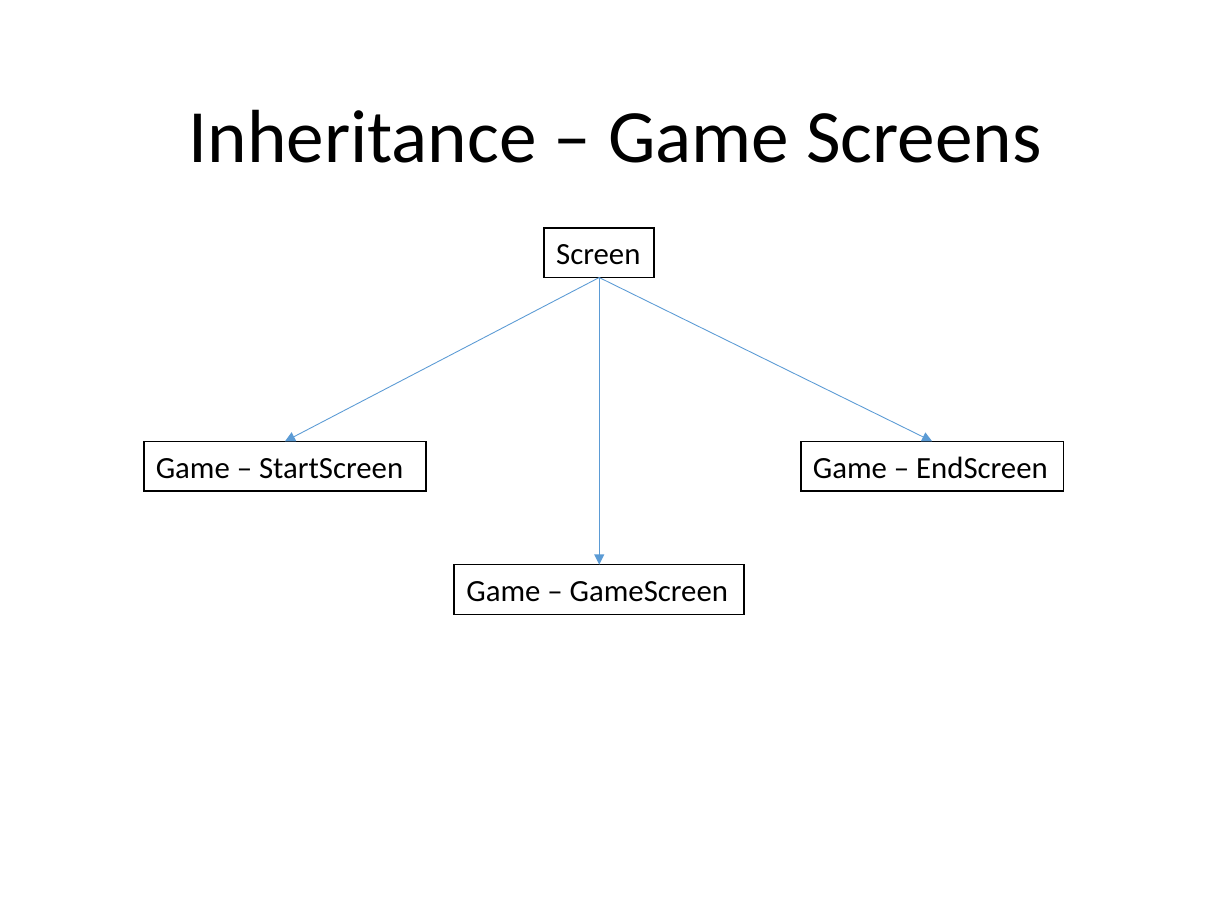
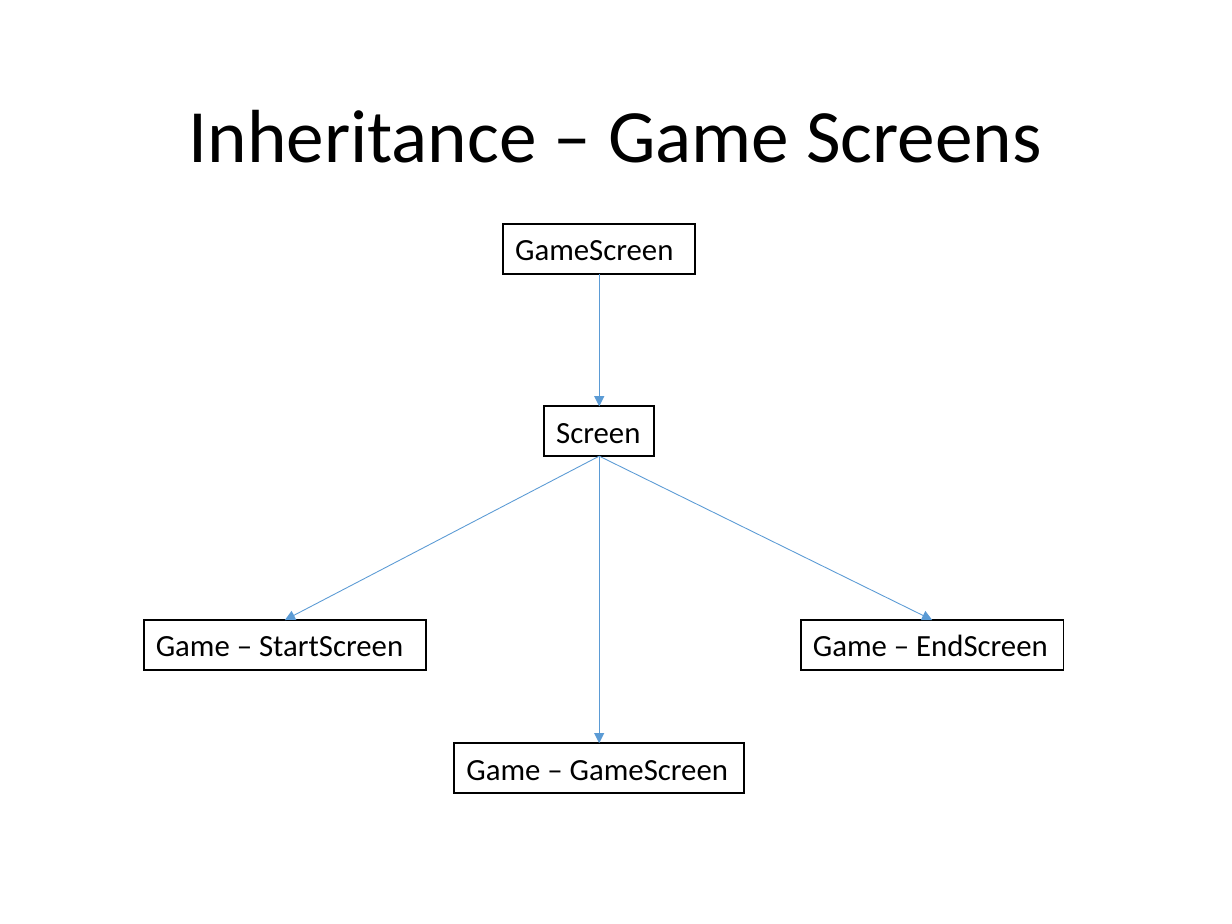
Before and after one commit to javisaurusrex/zookillsoccer, a slide deck: slide 11 of assets/game architecture/ZooKill Soccer Game Design Document Adjusted.pptx (slide 14 before the commit). Drawn at 1232x924 pixels with LibreOffice and Linux fonts; fonts in the diff are those of the drawing. Boxes give left, top, right and bottom in pixels: in the first picture for what was removed or moved away, otherwise in the second. Text is boxed around its words. In the diff, an @@ line names an element or a change of style, - is before the commit and + after.

```diff
--- a/assets/game architecture/ZooKill Soccer Game Design Document Adjusted.pptx
+++ b/assets/game architecture/ZooKill Soccer Game Design Document Adjusted.pptx
@@ rectangle added at <box>503,224,695,274</box>, fill #FFFFFF, outline #000000 1 pt, 18 pt, text #000000 @@
+GameScreen
@@ arrow added from (599, 274) to (599, 407), #5B9BD5 0.5 pt @@
@@ 4 rectangles, 3 arrows: place and size @@
-4 rectangles, 3 arrows at <box>144,228,1063,614</box>
+4 rectangles, 3 arrows at <box>144,407,1063,792</box>
```
Also in this commit, not shown: 4 other slides changed, 28 other files.
